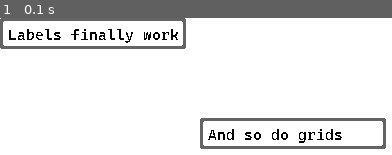
Above: before the commit, frame 1.
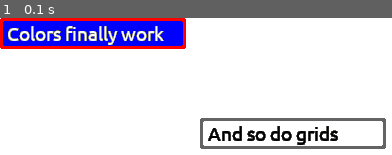
Above: after the commit, the same moment.

Repository: Camleaf/ICS3U
Game: pygame game, started from U3/lib/pymenu/pymenutest.py
The game is run twice, just before and just after one commit, with the same random seed, the same clock (stepped at 60 frames per second) and the same inputs.
Inputs:
- Up to frame 1 (0.1 s): no input

The runs differ from the first frame. In frame 1, 12% of the frame differs, in the area x 0-88%, y 0-93%.

Commit message:
get colors working on labels

Diff:
--- a/U3/lib/pymenu/pymenu.py
+++ b/U3/lib/pymenu/pymenu.py
@@ -6,6 +6,7 @@
 - Pygame >= 2.2.6
 """
 import pygame as pg
+import pygame.freetype as ft
 from typing import NewType
 from collections import defaultdict
 from typing import Any
@@ -53,7 +54,7 @@
             else:
                 self.__collidables[ID] = object._image.get_rect()
                 self.__collidables[ID].topleft = position
-            self.__update(ID)
+            self.update(ID)
 
 
 
@@ -84,7 +85,7 @@
                 self.__objects[ID]._func(*self.__objects[ID]._args)
             elif object.type == "val":
                 self.__objects[ID].activated = True
-            self.__update(ID)
+            self.update(ID)
 
 
 
@@ -98,9 +99,9 @@
             if not object.activated: continue
 
             self.__objects[ID].text += key
-            self.__update(ID)
-
-    def __update(self, ID):
+            self.update(ID)
+
+    def update(self, ID):
         collidable = self.__collidables[ID]
         self.__objects[ID].render()
         self.__surf.blit(self.__objects[ID]._image,collidable.topleft)
@@ -148,15 +149,16 @@
 
 _default_font_filepath = __os.path.join(f"{__os.getcwd()}","gameFont.ttf")
 def _create_multiline_text(window:Window, text:str, padding=10, font_file:str=_default_font_filepath, size=20, width=100, color: tuple[int]=BLACK) -> pg.SurfaceType:
+    if not ft.get_init():
+        ft.init()
     # this won't run very much so the overhead can be greater
-    font = pg.font.Font(font_file, size)
+    font = ft.Font(font_file,size=size, resolution=90)
     lines = [[]]
     current_width = 0
     current_line = 0
     # handle multiline generation
     for word in text.split(' '):
-        word_width = font.render(word, False, color).get_rect().width
-
+        word_width = font.get_rect(word, rotation=0, size=size).width
 
 
         if current_width + word_width > width-padding*2:
@@ -176,8 +178,9 @@
     surf.set_colorkey(window.transparency_key)
     surf.fill(window.transparency_key)
     for index, line in enumerate(lines):
-        text = font.render(' '.join(line),False,color)
-        surf.blit(text, (0,index*size))
+        text = font.render(' '.join(line),color,size=size)
+        print(text)
+        surf.blit(text[0], (0,index*size))
 
     return surf
 
@@ -267,33 +270,8 @@
         )
         self._image.blit(self.text_surf, (self.text_padding,self.text_padding))
 
-
-
-
-
-
     def __str__(self):
         return "label"
-
-
-
-
-
-
-
-
-
-
-
-
-
-
-
-
-
-
-
-
 
 
 
--- a/U3/lib/pymenu/pymenutest.py
+++ b/U3/lib/pymenu/pymenutest.py
@@ -10,9 +10,11 @@
 window = mu.Window(400,400, (101,101,100))
 
 WHITE=(255,255,255)
+BLUE = (0, 0, 255)
+RED = (255, 0, 0)
 
 grid = mu.Grid(2,2,200,100)
-label = mu.Label(window, "Labels finally work", width=170, text_size=15, border_width=3, corner_radius=2)
+label = mu.Label(window, "Colors finally work", width=170, text_size=15, border_width=3, corner_radius=2, border_color=RED, background_color=BLUE, text_color=WHITE)
 grid.pack(label, 0, 0, 1, "testlabel")
 
 label = mu.Label(window, "And so do grids", width=170, text_size=15, border_width=3, corner_radius=2)
Binary file changed: U3/lib/pymenu/gameFont.ttf
